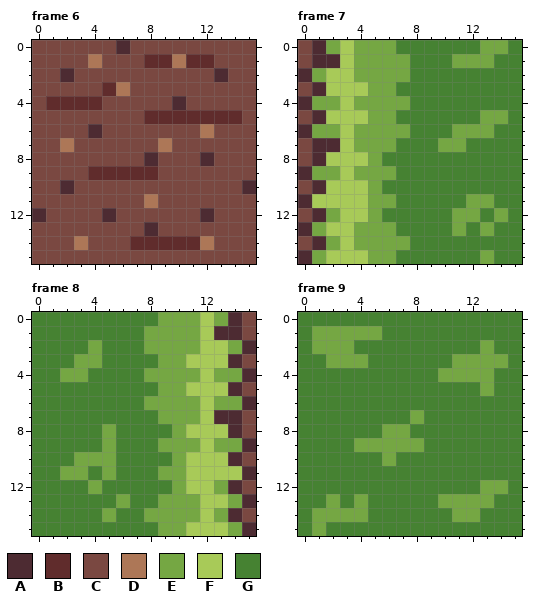
One commit to this pixel-art file: DavisGGJ2023/Assets/ArtDev/TileSet/Tiles_GGJ.aseprite. The picture above is the old version.
16x16 pixels, 41 frames. Shown: frame 6, frame 7, frame 8, frame 9. The commit also changed other frames, which this record leaves out.
Visible layers, top first: "Layer 5", "Layer 3", "Layer 1", "Layer 2".
Palette (. is transparent): A #4d2b32  B #602c2c  C #7a4841  D #ad7757  E #75a743  F #a8ca58  G #468232
Pixels before, frame 6, first column x 0:
 0 CCCCCCACCCCCCCCC
 1 CCCCDCCCBBDBBCCC
 2 CCACCCCCCCCCCACC
 3 CCCCCBDCCCCCCCCC
 4 CBBBBCCCCCACCCCC
 5 CCCCCCCCBBBBBBBC
 6 CCCCACCCCCCCDCCC
 7 CCDCCCCCCDCCCCCC
 8 CCCCCCCCACCCACCC
 9 CCCCBBBBBCCCCCCC
10 CCACCCCCCCCCCCCA
11 CCCCCCCCDCCCCCCC
12 ACCCCACCCCCCACCC
13 CCCCCCCCACCCCCCC
14 CCCDCCCBBBBBDCCC
15 CCCCCCCCCCCCCCCC
Pixels before, frame 7, first column x 0:
 0 CAEFEEEGGGGGGEEG
 1 CAAFEEEEGGGEEEGG
 2 AEFFEEEEGGGGGGGG
 3 CAFFFEEGGGGGGGGG
 4 AEEFEEEEGGGGGGGG
 5 CAFFFEEGGGGGGEEG
 6 AEEFEEEEGGGEEEGG
 7 CAAFEEEGGGEEGGGG
 8 CAFFFEGGGGGGGGGG
 9 AEEFEEEGGGGGGGGG
10 CAFFFEGGGGGGGGGG
11 AFFFFEEGGGGGEEGG
12 CAEFFEGGGGGEEGEG
13 AEFFEEEGGGGEGEGG
14 CAEFEEEEGGGGGGGG
15 AEFFFEEGGGGGGEGG
Pixels before, frame 8, first column x 0:
 0 GGGGGGGGGEEEFEAC
 1 GGGGGGGGEEEEFAAC
 2 GGGGEGGGEEEEFFEA
 3 GGGEEGGGGEEFFFAC
 4 GGEEGGGGEEEEFEEA
 5 GGGGGGGGGEEFFFAC
 6 GGGGGGGGEEEEFEEA
 7 GGGGGGGGGEEEFAAC
 8 GGGGGEGGGGEFFFAC
 9 GGGGGEGGGEEEFEEA
10 GGGEEEGGGGEFFFAC
11 GGEEGEGGGEEFFFFA
12 GGGGEGGGGGEFFEAC
13 GGGGGGEGGEEEFFEA
14 GGGGGEGGEEEEFEAC
15 GGGGGGGGGEEFFFEA
Pixels before, frame 9, first column x 0:
 0 GGGGGGGGGGGGGGGG
 1 GEEEEEGGGGGGGGGG
 2 GEEEGGGGGGGGGEGG
 3 GGEEEGGGGGGEEEEG
 4 GGGGGGGGGGEEEEGG
 5 GGGGGGGGGGGGGEGG
 6 GGGGGGGGGGGGGGGG
 7 GGGGGGGGEGGGGGGG
 8 GGGGGGEEGGGGGGGG
 9 GGGGEEEEEGGGGGGG
10 GGGGGGEGGGGGGGGG
11 GGGGGGGGGGGGGGGG
12 GGGGGGGGGGGGGEEG
13 GGEGEGGGGGEEEEGG
14 GEEEEGGGGGGEEGGG
15 GEGGGGGGGGGGGGGG
After the commit:
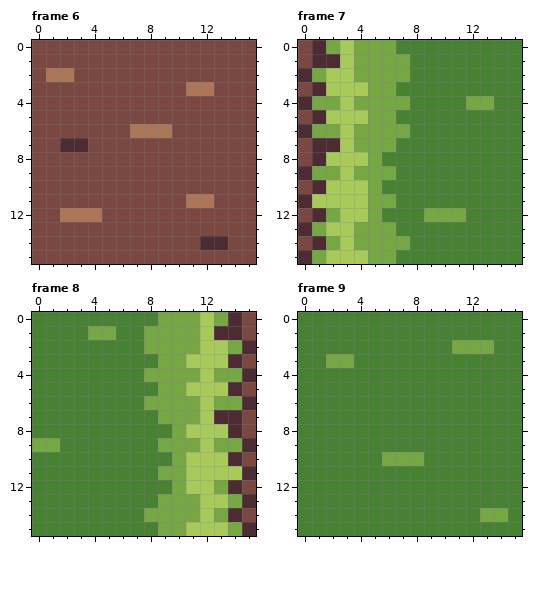
Changes in this commit:
Changed rows in their new state; - is an unchanged pixel.
Frame 6, layer "Layer 2":
first column x 0:
 0 ------C---------
 1 ----C---CCCCC---
 2 -DD----------C--
 3 -----CC----DD---
 4 -CCCC-----C-----
 5 --------CCCCCCC-
 6 ----C--DDD--C---
 7 --AA-----C------
 8 --------C---C---
 9 ----CCCCC-------
10 --C------------C
11 --------C--DD---
12 C-DDDC------C---
13 --------C-------
14 ---C---CCCCCAA--
Frame 7, layer "Layer 2":
first column x 10:
 0 ---GG
 1 -GGG-
 4 --EE-
 5 ---GG
 6 -GGG-
 7 GG---
first column x 9:
11 ---GG-
12 EE-G-G
13 --G-G-
15 ----G-
Frame 8, layer "Layer 2":
first column x 2:
 1 --EE
 2 --G-
 3 -GG-
 4 GG--
first column x 0:
 8 -----G-
 9 EE---G-
10 ---GGG-
11 --GG-G-
12 ----G--
13 ------G
14 -----G-
Frame 9, layer "Layer 2":
first column x 1:
 1 GGGGG---------
 2 GGG-------EE--
 3 ---G------GGGG
 4 ---------GGGG-
 5 ------------G-
 7 -------G------
 8 -----GG-------
 9 ---GGGGG------
10 ------EE------
12 ------------GG
13 -G-G-----GGGG-
14 GGGG------GGEE
15 G-------------
Where, in picture pixels (left, top, right, bottom), the same in both pictures:
changed: (32, 40, 256, 250)
changed: (424, 40, 508, 264)
changed: (32, 326, 130, 522)
changed: (312, 326, 508, 536)
